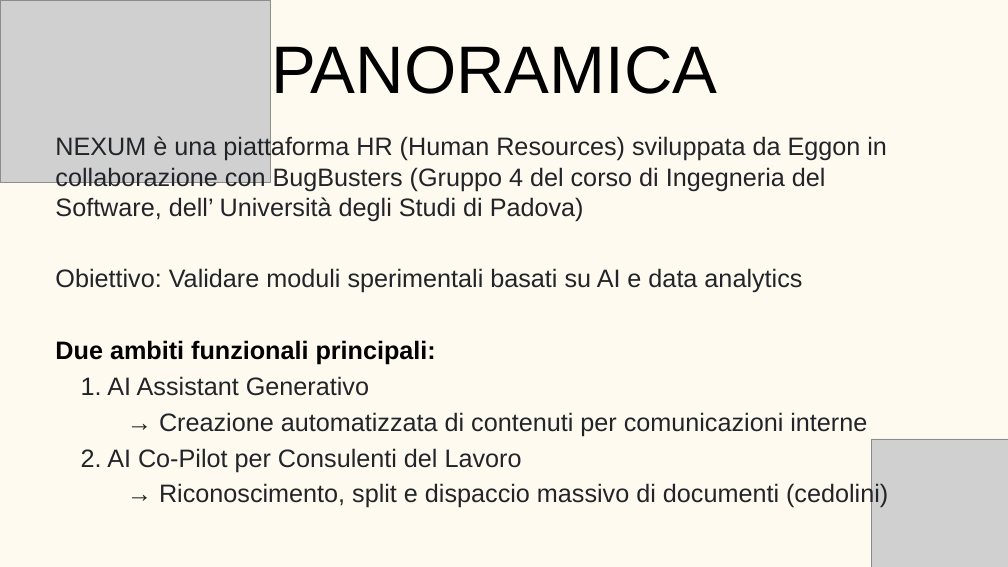
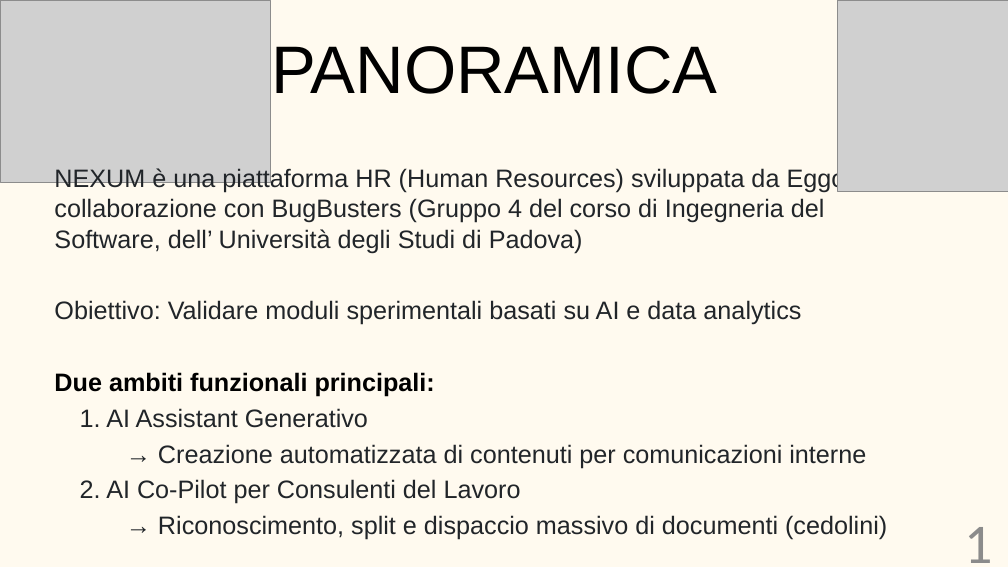
Before and after one commit to BugBustersUnipd/DocumentazioneSWE, a slide deck: slide 2 of RTB/TECNOLOGIE/Tecnologie.pptx. Drawn at 1008x567 pixels with LibreOffice and Linux fonts; fonts in the diff are those of the drawing; grey boxes stand for pictures. Boxes give left, top, right and bottom in pixels: in the first picture for what was removed or moved away, otherwise in the second. Text is boxed around its words. In the diff, an @@ line names an element or a change of style, - is before the commit and + after.

```diff
--- a/RTB/TECNOLOGIE/Tecnologie.pptx
+++ b/RTB/TECNOLOGIE/Tecnologie.pptx
@@ picture at box(837, 0, 1008, 191): rotation 0 to 270 degrees @@
@@ text "NEXUM è una piattaforma HR ...": place and size @@
-text "NEXUM è una piattaforma HR ..." at box(55, 135, 888, 508)
+text "NEXUM è una piattaforma HR ..." at box(54, 167, 887, 540)
@@ text added at box(964, 527, 992, 563), 80 pt, text #8C8C8C @@
+1
```
Also in this commit, not shown: 2 other slides changed, 3 slides removed, 1 other file.
